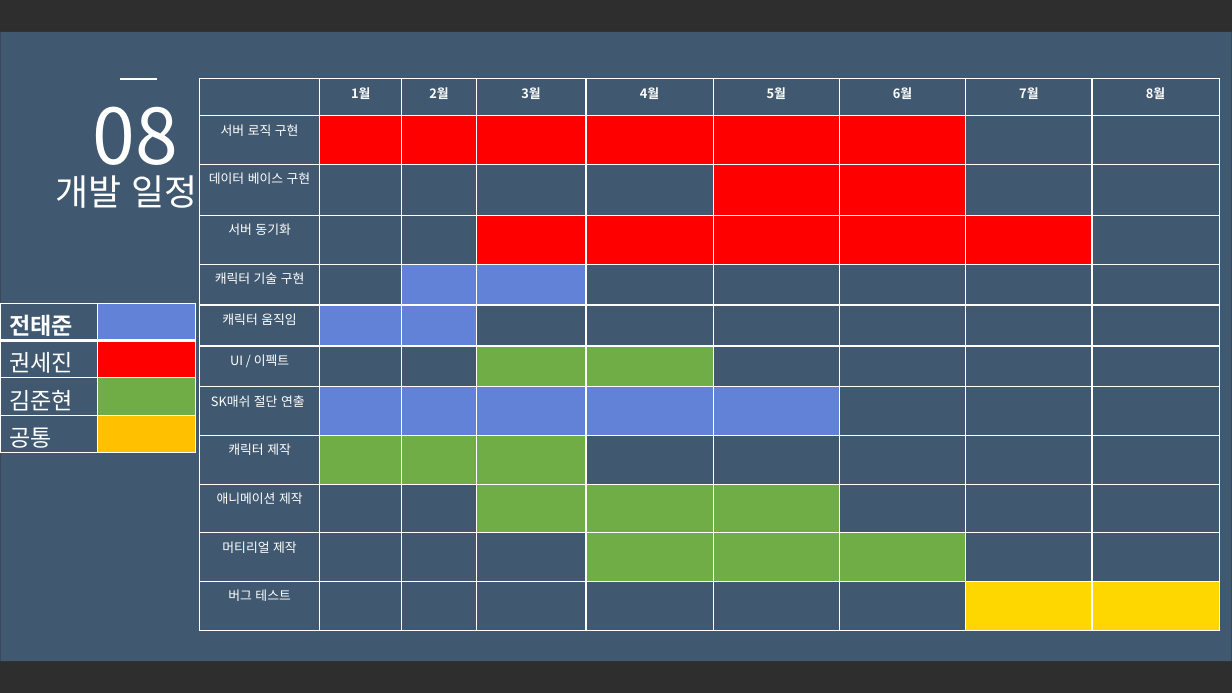
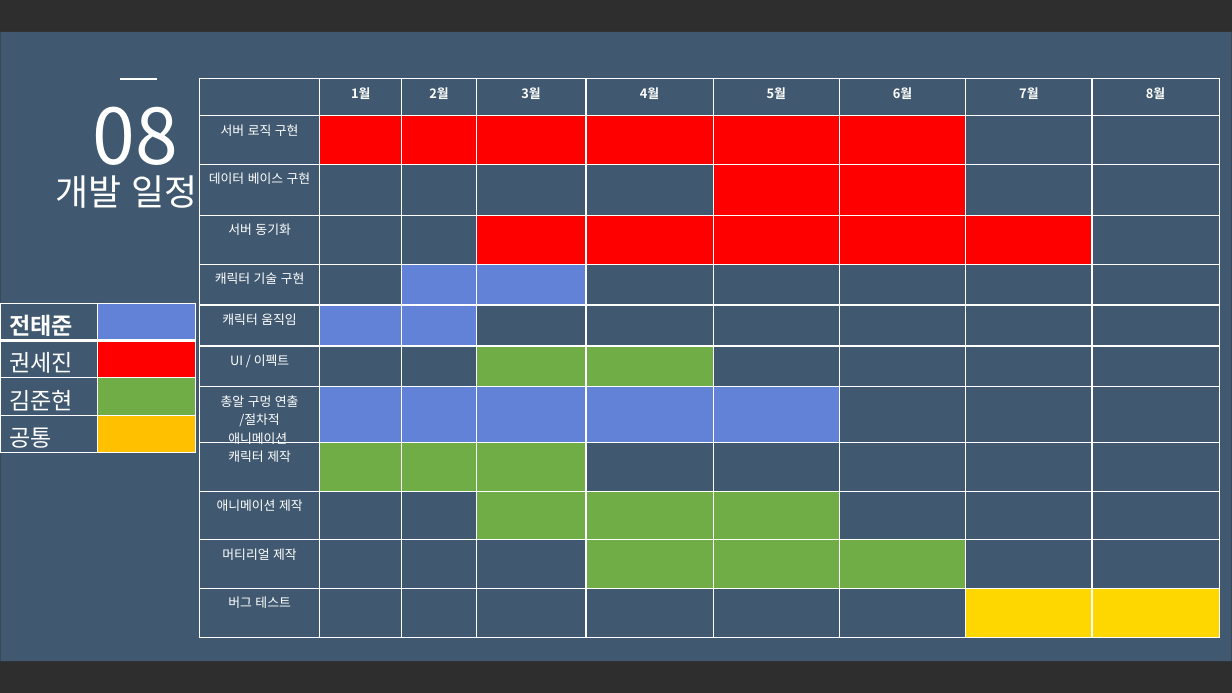
Before and after one commit to SuperTaeJun/GraduationWork, a slide deck: slide 16 of 졸업작품 제안서/졸업작품 제안서ver3.pptx (slide 17 before the commit). Drawn at 1232x693 pixels with LibreOffice and Linux fonts; fonts in the diff are those of the drawing; background and template pictures are left out; a plain dark background stands for a picture behind light text. Boxes give left, top, right and bottom in pixels: in the first picture for what was removed or moved away, otherwise in the second. Text is boxed around its words. In the diff, an @@ line names an element or a change of style, - is before the commit and + after.

```diff
--- a/졸업작품 제안서/졸업작품 제안서ver3.pptx
+++ b/졸업작품 제안서/졸업작품 제안서ver3.pptx
@@ table at [200,79,1221,637] @@
-row 8, column 1: SK매쉬 절단 연출
+row 8, column 1: 총알 구멍 연출 / /절차적 애니메이션
```
Also in this commit, not shown: 3 other slides changed, 1 slide removed.
